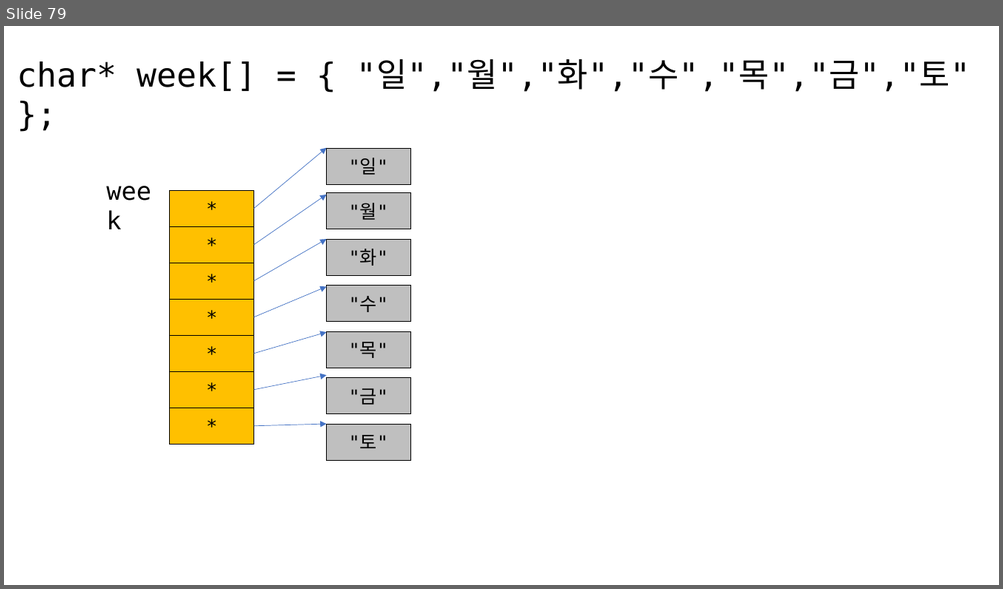
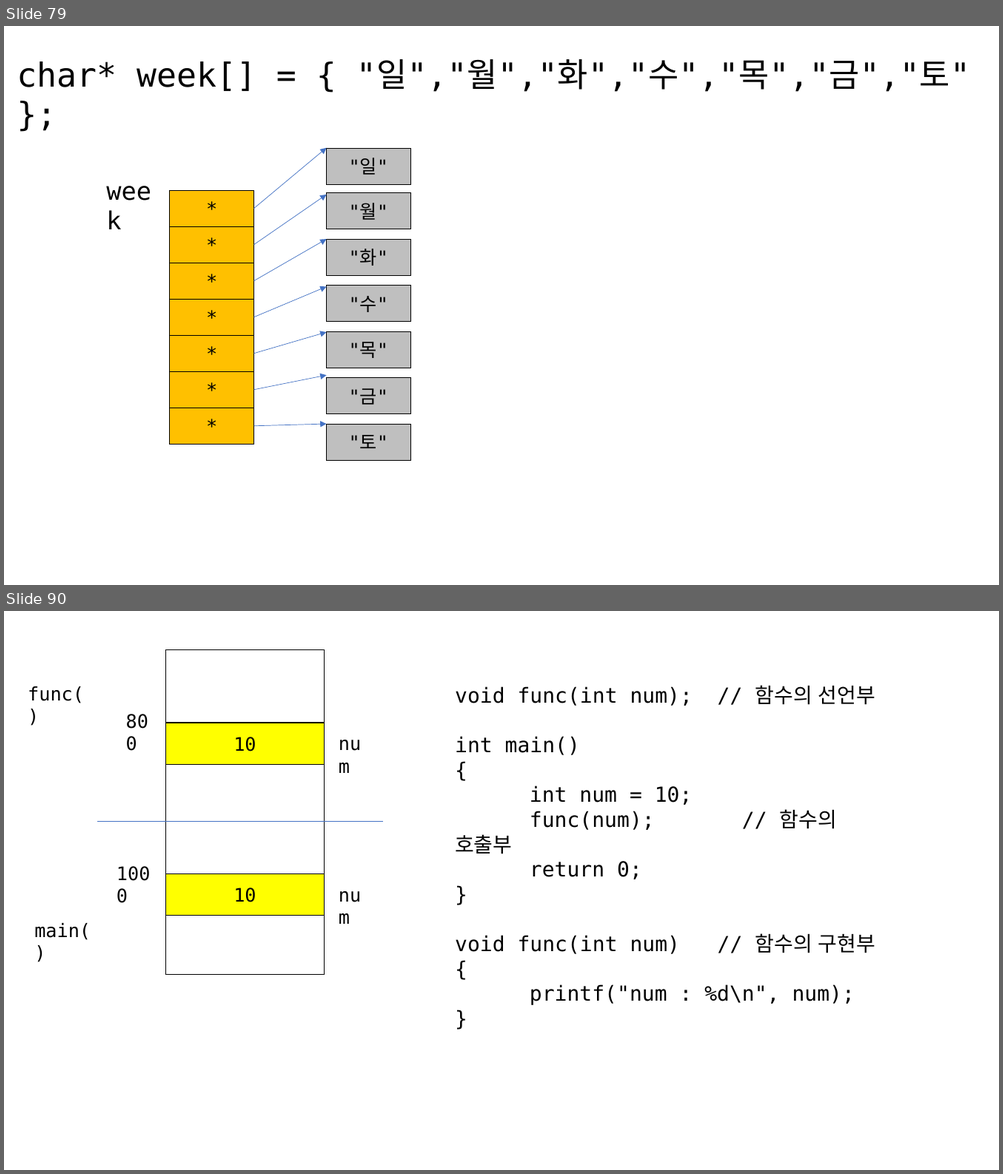
Before and after one commit to imguru-mooc/C_basic_AIR, a slide deck: C_판서.pptx. Shown one above the other, each under a label of ours: slide 79 before the commit, slides 79 and 90 after it; the slides between them are not shown. The pictures are 1003x589 and 1003x1174 pixels, drawn with LibreOffice and Linux fonts; fonts in the diff are those of the drawing. Boxes give left, top, right and bottom in pixels: in the first picture for what was removed or moved away, otherwise in the second. Text is boxed around its words. In the diff, an @@ line names an element or a change of style, - is before the commit and + after.

```diff
--- a/C_판서.pptx
+++ b/C_판서.pptx
@@ slide 90 added at bbox=[4, 611, 999, 1170], background #FFFFFF @@
@@ rectangle added at bbox=[166, 649, 325, 975], fill #FFFFFF, outline #000000 0.75 pt @@
@@ text added at bbox=[28, 686, 84, 703], 18 pt, text #000000 @@
+func()
@@ text added at bbox=[455, 685, 875, 1005], 20 pt, text #000000 @@
+void func(int num); // 함수의 선언부
+int main()
+{
+int num = 10;
+func(num); // 함수의 호출부
+return 0;
+}
+void func(int num) // 함수의 구현부
+{
+printf("num : %d\n", num);
+}
@@ text added at bbox=[119, 706, 165, 735], 18 pt, text #000000 @@
+800
@@ rectangle added at bbox=[165, 723, 324, 765], fill #FFFF00, outline #000000 0.75 pt, 18 pt, text #000000 @@
+10
@@ text added at bbox=[332, 729, 378, 759], 18 pt, text #000000 @@
+num
@@ line added from (97, 822) to (383, 822), #4472C4 0.5 pt @@
@@ text added at bbox=[109, 859, 166, 889], 18 pt, text #000000 @@
+1000
@@ rectangle added at bbox=[166, 874, 325, 915], fill #FFFF00, outline #000000 0.75 pt, 18 pt, text #000000 @@
+10
@@ text added at bbox=[332, 880, 378, 909], 18 pt, text #000000 @@
+num
@@ text added at bbox=[34, 923, 91, 940], 18 pt, text #000000 @@
+main()
```
Also in this commit, not shown: 14 other slides added.
